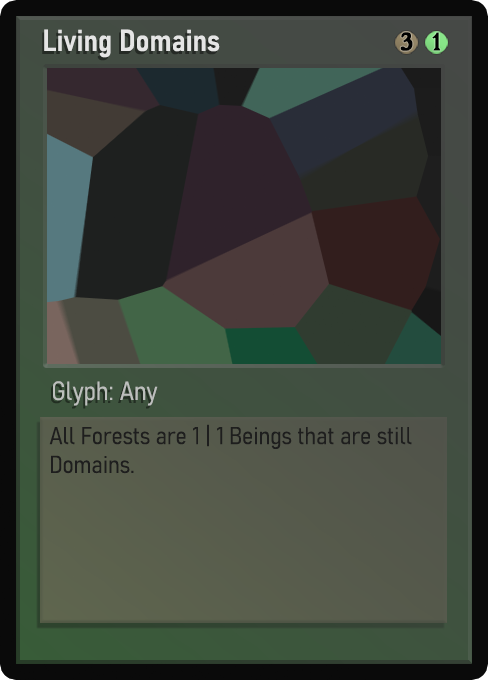
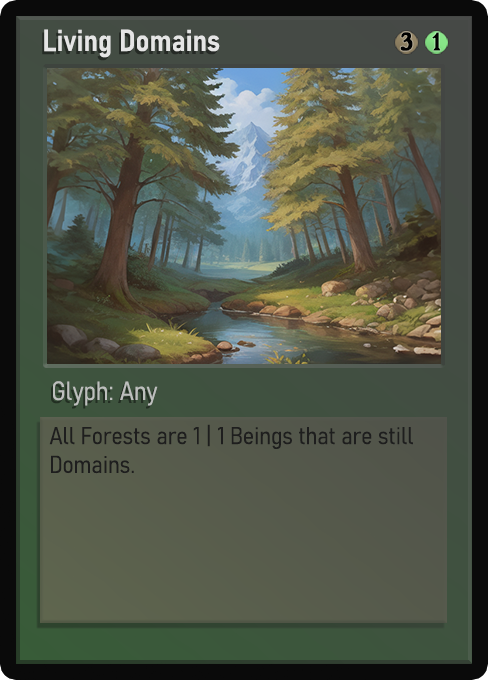
Revision of a layered 488x680 image; what changed, layer by layer:
painted on "Name" over [44, 29, 220, 57]
painted on "Class" over [53, 383, 152, 406]
painted on "Desc_norm" over [59, 424, 413, 474]
painted on "Artwork" over [47, 68, 441, 364]
